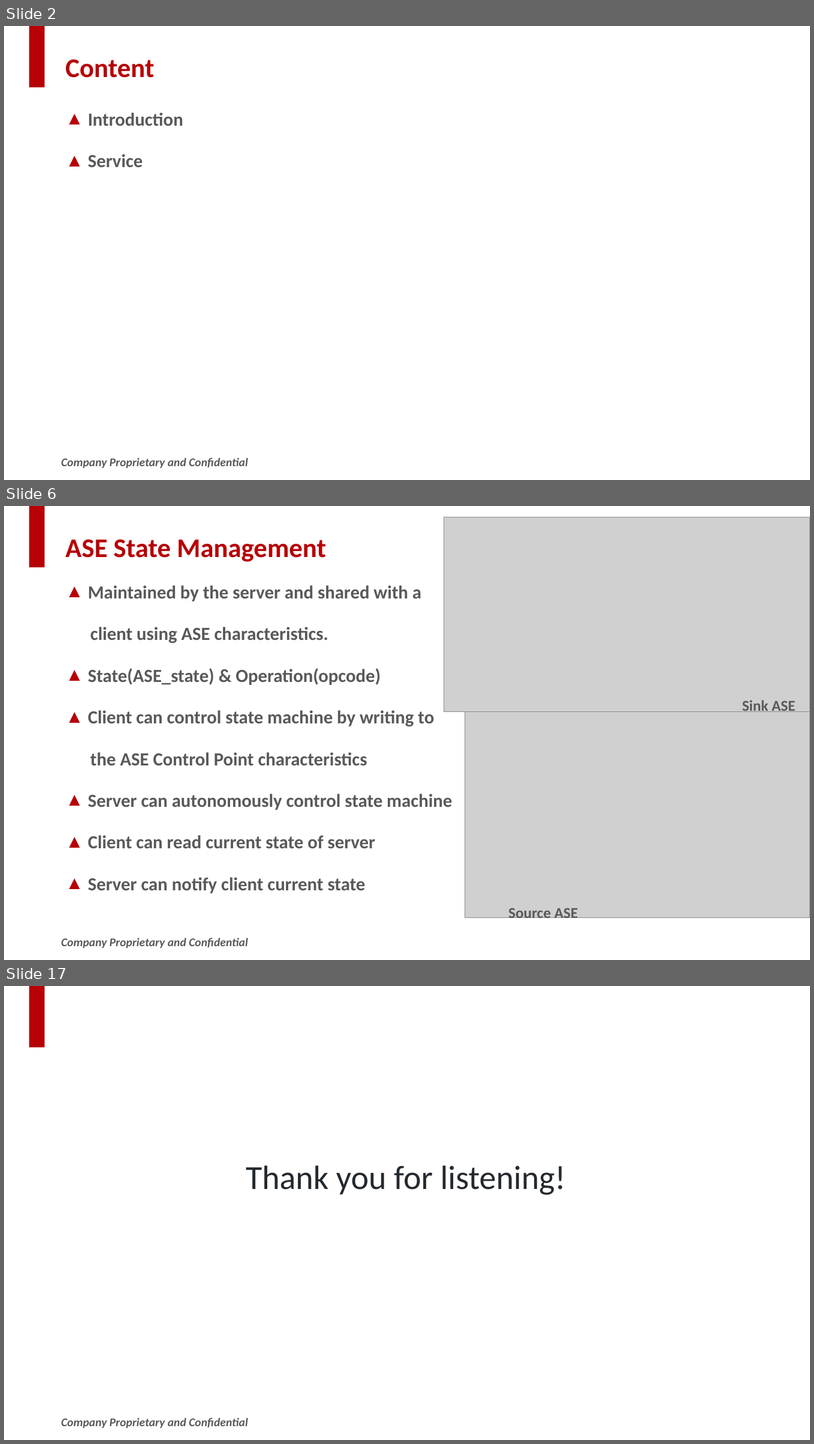
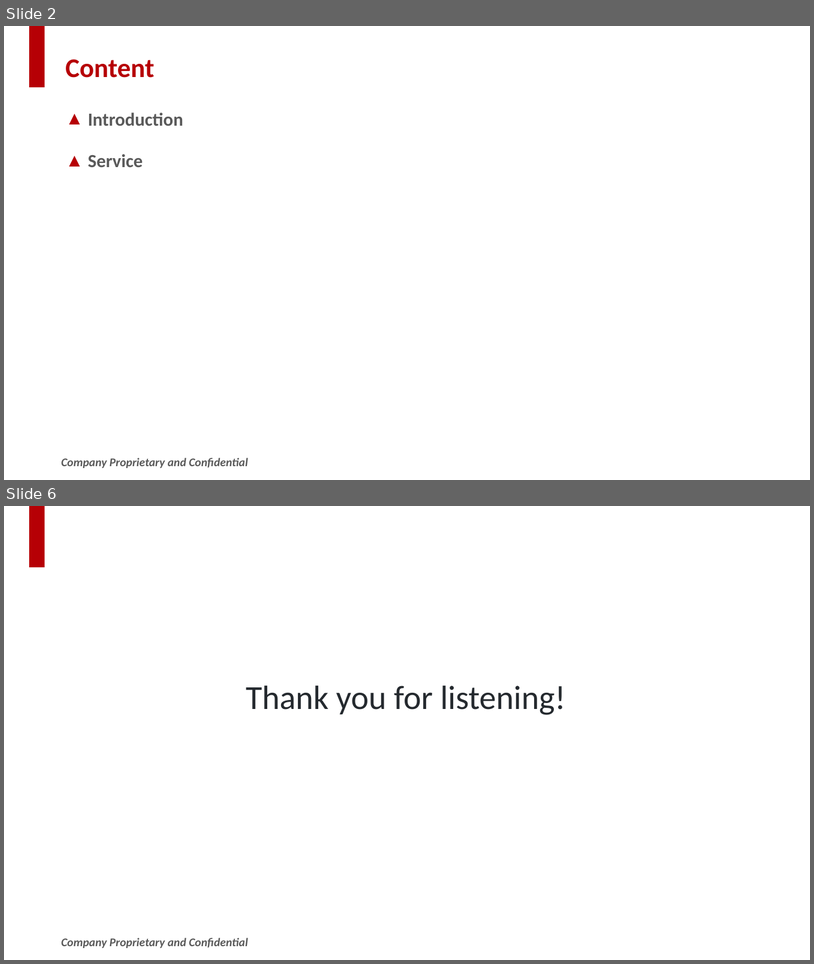
Before and after one commit to SWJTUjch/obsidian, a slide deck: Bluetooth/LE Audio/MICS/LE_Audio_MICS_MICP_sharing.pptx. Shown one above the other, each under a label of ours: slides 2, 6 and 17 before the commit, slides 2 and 6 after it; the slides between them are not shown. The pictures are 814x1444 and 814x964 pixels, drawn with LibreOffice and Linux fonts; fonts in the diff are those of the drawing; grey boxes stand for pictures; background and template pictures are left out. Boxes give left, top, right and bottom in pixels: in the first picture for what was removed or moved away, otherwise in the second. Text is boxed around its words. In the diff, an @@ line names an element or a change of style, - is before the commit and + after.

```diff
--- a/Bluetooth/LE Audio/MICS/LE_Audio_MICS_MICP_sharing.pptx
+++ b/Bluetooth/LE Audio/MICS/LE_Audio_MICS_MICP_sharing.pptx
@@ slide 6 removed at (4,506,810,960), background #FFFFFF; not listed: 2 template elements that a slide beside it also shows @@
@@ picture removed at (444,517,810,712) @@
@@ title removed at (65,539,326,562) @@
-ASE State Management
@@ text removed at (88,585,452,893) @@
-▲ Maintained by the server and shared with a
-client using ASE characteristics.
-▲ State(ASE_state) & Operation(opcode)
-▲ Client can control state machine by writing to
-the ASE Control Point characteristics
-▲ Server can autonomously control state machine
-▲ Client can read current state of server
-▲ Server can notify client current state
@@ text removed at (743,700,795,712) @@
-Sink ASE
@@ picture removed at (465,712,810,918) @@
@@ text removed at (509,907,578,921) @@
-Source ASE
@@ what was slide 17 is now slide 6 @@
```
Also in this commit, not shown: 2 slides changed, 2 slides added, 12 other slides removed.
